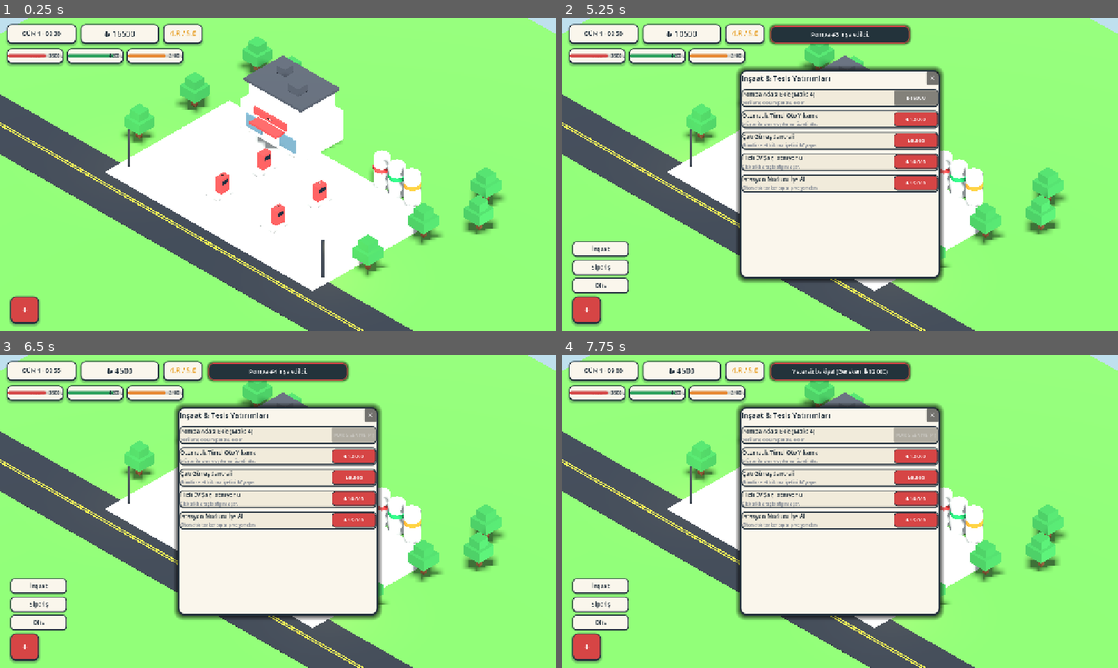
Above: before the commit, frames 1-4 (two rows, left to right).
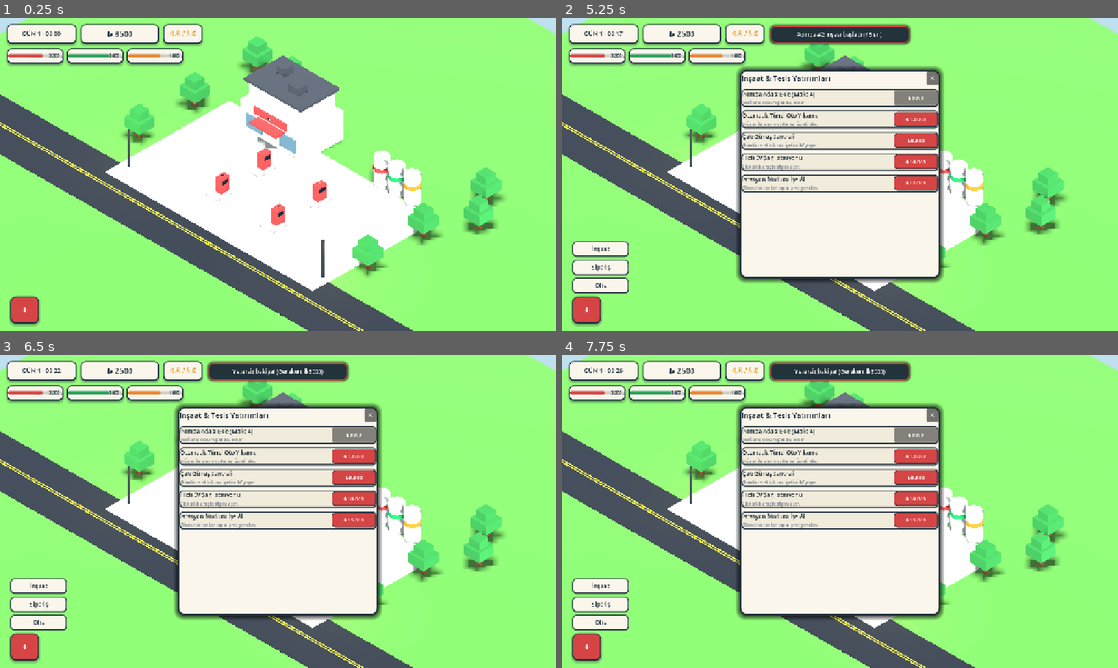
Above: after the commit, the same moments.

Repository: balax-studio/bakkal
Game: Godot game, scene res://scenes/Main.tscn
Same seed, same stepped clock (60 frames per second), same inputs: the game is played once before the commit and once after it.
Inputs (mouse positions are in pixels of both pictures, inside the frame that each line leads up to):
- Up to frame 1 (0.25 s): no input
- Up to frame 2 (5.25 s): click "+" at 0.5 s; click "İnşaat" at 1.25 s; click "Sipariş" at 2 s; click "Ofis" at 2.75 s; click "✕" at 3.5 s; click "İnşaat" at 4.25 s; click (917, 99) at 5 s, where only the run before the commit has a clickable "₺12000"
- Up to frame 3 (6.5 s): click (355, 436) at 5.75 s, where only the run before the commit has a clickable "₺18000"
- Up to frame 4 (7.75 s): click "₺12.000" at 6.5 s; click (917, 436) at 7.25 s, where only the run after the commit has a clickable "₺6000"

The runs differ from the first frame. In frame 1, 0.1% of the frame differs, in the area x 7-32%, y 4-13%; in frame 2, 0.3%; in frame 3, 0.6%; in frame 4, 0.6%, in the area x 7-68%, y 4-28%.

Commit message:
feat(rules & gameplay): enforce user-only playtesting rule, calibrate 7-min day, 1-pump initial start, 3D plot signs & construction timers

Diff:
--- a/godot_station/scripts/GameState.gd
+++ b/godot_station/scripts/GameState.gd
@@ -1,20 +1,23 @@
 extends Node
 
-## GameState: Core Tycoon Economy, Fuel Tanks, Upgrades, Staff and 24h Simulation
+## GameState: Core Tycoon Economy, Fuel Tanks, Upgrades, Staff and 7-Minute 24h Simulation
 ## Fully synchronized with Web 3D PixelOil Engine
 
-var money: float = 16500.0
+var money: float = 8500.0
 var reputation: float = 4.8
 var total_revenue: float = 0.0
 var total_customers_served: int = 0
 
 var day: int = 1
 var hour: int = 8
-var minute: int = 30
-var time_speed: float = 4.0 # In-game minutes per real second
-
-# Station Infrastructure Upgrades
-var pumps_count: int = 2 # 1 to 4
+var minute: float = 0.0
+var time_speed: float = 1.0
+
+# 7 real minutes (420 seconds) = 1 in-game day (1440 game minutes)
+const INGAME_MINUTES_PER_REAL_SECOND: float = 1440.0 / 420.0
+
+# Station Infrastructure Upgrades (Starts with ONLY 1 Pump)
+var pumps_count: int = 1 # 1 to 4
 var has_car_wash: bool = false
 var has_market: bool = false
 var has_solar_panels: bool = false
@@ -30,9 +33,9 @@
 var has_totem_addon: bool = false
 var has_garden_addon: bool = false
 
-# Staff Levels
-var staff_attendant: int = 1
-var staff_cashier: int = 1
+# Staff Levels (Starts with 0 - requires manual pumping initially!)
+var staff_attendant: int = 0
+var staff_cashier: int = 0
 var staff_manager: int = 0
 
 # Land Parcels & Base Size
@@ -40,6 +43,9 @@
 var parcel_a: bool = false
 var parcel_b: bool = false
 var parcel_c: bool = false
+
+# Asynchronous Construction & Training Timers
+var active_timers: Array = []
 
 # Financials & Ledger
 var fuel_revenue: float = 0.0
@@ -56,9 +62,9 @@
 
 # Fuel Storage Tanks (Current Liters / kWh)
 var tanks: Dictionary = {
-	"benzin": 3500.0,
-	"dizel": 4200.0,
-	"lpg": 2100.0,
+	"benzin": 3200.0,
+	"dizel": 3800.0,
+	"lpg": 1800.0,
 	"elektrik": 100.0
 }
 
@@ -86,7 +92,6 @@
 	"elektrik": 9.8
 }
 
-var _time_acc: float = 0.0
 var _manager_timer: float = 0.0
 
 func _ready() -> void:
@@ -94,49 +99,54 @@
 
 func _emit_initial_state() -> void:
 	EventBus.money_changed.emit(money, 0.0)
-	EventBus.time_updated.emit(hour, minute, day)
+	EventBus.time_updated.emit(hour, int(minute), day)
 	EventBus.reputation_changed.emit(reputation)
 	for f in tanks.keys():
 		EventBus.tank_updated.emit(f, tanks[f], capacities[f])
 
 func _process(delta: float) -> void:
-	_time_acc += delta * time_speed
-	if _time_acc >= 1.0:
-		var mins_to_add: int = int(_time_acc)
-		_time_acc -= mins_to_add
-		_advance_time(mins_to_add)
-
-	# Manager Automation
+	# Continuous 7-minute Day Simulation
+	var advance_mins: float = delta * INGAME_MINUTES_PER_REAL_SECOND * time_speed
+	minute += advance_mins
+	while minute >= 60.0:
+		minute -= 60.0
+		hour += 1
+
+		# Hourly Turbine Generation
+		if has_turbine:
+			add_money(180.0)
+
+		if hour >= 24:
+			hour = 0
+			day += 1
+			_daily_summary()
+
+	EventBus.time_updated.emit(hour, int(minute), day)
+
+	# Process Active Construction/Training Timers
+	_process_active_timers(delta)
+
+	# Manager Automation (Auto refuels idle cars & orders critical fuel)
 	if has_manager:
 		_manager_timer += delta
 		if _manager_timer >= 3.0:
 			_manager_timer = 0.0
 			_run_manager_cycle()
 
-func _advance_time(mins: int) -> void:
-	minute += mins
-	while minute >= 60:
-		minute -= 60
-		hour += 1
-
-		# Hourly Turbine Generation
-		if has_turbine:
-			add_money(180.0)
-
-		if hour >= 24:
-			hour = 0
-			day += 1
-			_daily_summary()
-
-	EventBus.time_updated.emit(hour, minute, day)
+func _process_active_timers(delta: float) -> void:
+	for i in range(active_timers.size() - 1, -1, -1):
+		var timer = active_timers[i]
+		timer.remaining -= delta * time_speed
+		if timer.remaining <= 0.0:
+			if timer.has("callback") and timer.callback.is_valid():
+				timer.callback.call()
+			active_timers.remove_at(i)
 
 func _daily_summary() -> void:
-	# Payout Tenders
 	if contract_bus: add_money(5500.0)
 	if contract_courier: add_money(3800.0)
 	if contract_taxi: add_money(2900.0)
 
-	# Loan interest
 	if bank_loan > 0:
 		var interest: float = bank_loan * 0.02
 		money = max(0.0, money - interest)
@@ -191,13 +201,12 @@
 	var price_per_unit: float = sell_prices.get(fuel_type, 40.0)
 	var earned: float = filled * price_per_unit
 
-	# Facility additions: Wash (+45), Market (+35 * cashier)
 	if has_car_wash:
 		earned += 45.0
 		facility_revenue += 45.0
 	if has_market:
-		earned += 35.0 * staff_cashier
-		facility_revenue += 35.0 * staff_cashier
+		earned += 35.0 * max(1, staff_cashier)
+		facility_revenue += 35.0 * max(1, staff_cashier)
 
 	tanks[fuel_type] = max(0.0, available - filled)
 	add_money(earned)
@@ -215,90 +224,153 @@
 		"earned": earned
 	}
 
-# Upgrades & Tabs
+# Upgrades with Timers
 func upgrade_pumps() -> bool:
 	if pumps_count >= 4:
 		return false
-	var cost: float = 6000.0
+	var cost: float = 6000.0 + (pumps_count - 1) * 2000.0
 	if spend_money(cost):
-		pumps_count += 1
-		EventBus.station_upgraded.emit("Pompa %d Kuruldu" % pumps_count)
-		EventBus.show_toast.emit(I18n.t("toast_pump_built", [pumps_count]), true)
-		return true
-	EventBus.show_toast.emit(I18n.t("toast_insufficient_funds", ["6.000"]), false)
-	return false
+		EventBus.show_toast.emit(I18n.t("toast_construction_started", ["Pompa #%d" % (pumps_count + 1), 45]), true)
+		active_timers.append({
+			"id": "pump_%d" % (pumps_count + 1),
+			"total": 45.0,
+			"remaining": 45.0,
+			"callback": Callable(self, "_on_pump_built")
+		})
+		return true
+	EventBus.show_toast.emit(I18n.t("toast_insufficient_funds", [int(cost)]), false)
+	return false
+
+func _on_pump_built() -> void:
+	pumps_count += 1
+	EventBus.station_upgraded.emit("Pompa %d Kuruldu" % pumps_count)
+	EventBus.show_toast.emit(I18n.t("toast_pump_built", [pumps_count]), true)
 
 func build_car_wash() -> bool:
 	if has_car_wash:
 		return false
 	if spend_money(12000.0):
-		has_car_wash = true
-		EventBus.station_upgraded.emit("Oto Yıkama")
-		EventBus.show_toast.emit(I18n.t("toast_wash_active"), true)
+		EventBus.show_toast.emit(I18n.t("toast_construction_started", [I18n.t("upgrade_wash_title"), 90]), true)
+		active_timers.append({
+			"id": "wash",
+			"total": 90.0,
+			"remaining": 90.0,
+			"callback": Callable(self, "_on_wash_built")
+		})
 		return true
 	EventBus.show_toast.emit(I18n.t("toast_insufficient_funds", ["12.000"]), false)
 	return false
+
+func _on_wash_built() -> void:
+	has_car_wash = true
+	EventBus.station_upgraded.emit("Oto Yıkama")
+	EventBus.show_toast.emit(I18n.t("toast_wash_active"), true)
 
 func build_market() -> bool:
 	if has_market:
 		return false
 	if spend_money(14000.0):
-		has_market = true
-		EventBus.station_upgraded.emit("Mini Market")
-		EventBus.show_toast.emit(I18n.t("toast_market_active"), true)
+		EventBus.show_toast.emit(I18n.t("toast_construction_started", [I18n.t("upgrade_market_title"), 90]), true)
+		active_timers.append({
+			"id": "market",
+			"total": 90.0,
+			"remaining": 90.0,
+			"callback": Callable(self, "_on_market_built")
+		})
 		return true
 	EventBus.show_toast.emit(I18n.t("toast_insufficient_funds", ["14.000"]), false)
 	return false
+
+func _on_market_built() -> void:
+	has_market = true
+	EventBus.station_upgraded.emit("Mini Market")
+	EventBus.show_toast.emit(I18n.t("toast_market_active"), true)
 
 func build_solar_panels() -> bool:
 	if has_solar_panels:
 		return false
 	if spend_money(8500.0):
-		has_solar_panels = true
-		buy_costs["elektrik"] = 0.0
-		EventBus.station_upgraded.emit("Güneş Santrali")
-		EventBus.show_toast.emit(I18n.t("toast_solar_built"), true)
+		EventBus.show_toast.emit(I18n.t("toast_construction_started", [I18n.t("upgrade_solar_title"), 60]), true)
+		active_timers.append({
+			"id": "solar",
+			"total": 60.0,
+			"remaining": 60.0,
+			"callback": Callable(self, "_on_solar_built")
+		})
 		return true
 	EventBus.show_toast.emit(I18n.t("toast_insufficient_funds", ["8.500"]), false)
 	return false
+
+func _on_solar_built() -> void:
+	has_solar_panels = true
+	buy_costs["elektrik"] = 0.0
+	EventBus.station_upgraded.emit("Güneş Santrali")
+	EventBus.show_toast.emit(I18n.t("toast_solar_built"), true)
 
 func build_turbine() -> bool:
 	if has_turbine:
 		return false
 	if spend_money(11000.0):
-		has_turbine = true
-		EventBus.station_upgraded.emit("Rüzgar Türbini")
-		EventBus.show_toast.emit(I18n.t("toast_turbine_built"), true)
+		EventBus.show_toast.emit(I18n.t("toast_construction_started", ["Rüzgar Türbini", 60]), true)
+		active_timers.append({
+			"id": "turbine",
+			"total": 60.0,
+			"remaining": 60.0,
+			"callback": Callable(self, "_on_turbine_built")
+		})
 		return true
 	EventBus.show_toast.emit(I18n.t("toast_insufficient_funds", ["11.000"]), false)
 	return false
+
+func _on_turbine_built() -> void:
+	has_turbine = true
+	EventBus.station_upgraded.emit("Rüzgar Türbini")
+	EventBus.show_toast.emit(I18n.t("toast_turbine_built"), true)
 
 func build_ev_charger() -> bool:
 	if has_ev_charger:
 		return false
 	if spend_money(18000.0):
-		has_ev_charger = true
-		EventBus.station_upgraded.emit("EV Şarj İstasyonu")
-		EventBus.show_toast.emit(I18n.t("toast_ev_built"), true)
+		EventBus.show_toast.emit(I18n.t("toast_construction_started", ["EV Ultra Şarj", 60]), true)
+		active_timers.append({
+			"id": "ev",
+			"total": 60.0,
+			"remaining": 60.0,
+			"callback": Callable(self, "_on_ev_built")
+		})
 		return true
 	EventBus.show_toast.emit(I18n.t("toast_insufficient_funds", ["18.000"]), false)
 	return false
+
+func _on_ev_built() -> void:
+	has_ev_charger = true
+	EventBus.station_upgraded.emit("EV Şarj İstasyonu")
+	EventBus.show_toast.emit(I18n.t("toast_ev_built"), true)
 
 func train_staff(staff_type: String, cost: float) -> bool:
 	if spend_money(cost):
-		if staff_type == "attendant":
-			staff_attendant += 1
-			EventBus.show_toast.emit(I18n.t("toast_staff_trained", [I18n.t("staff_attendant"), staff_attendant]), true)
-		elif staff_type == "cashier":
-			staff_cashier += 1
-			EventBus.show_toast.emit(I18n.t("toast_staff_trained", [I18n.t("staff_cashier"), staff_cashier]), true)
-		elif staff_type == "manager":
-			staff_manager += 1
-			has_manager = true
-			EventBus.show_toast.emit(I18n.t("toast_mgr_hired"), true)
+		EventBus.show_toast.emit(I18n.t("toast_training_started", [I18n.t("staff_" + staff_type), 30]), true)
+		active_timers.append({
+			"id": "staff_" + staff_type,
+			"total": 30.0,
+			"remaining": 30.0,
+			"callback": Callable(self, "_on_staff_trained").bind(staff_type)
+		})
 		return true
 	EventBus.show_toast.emit(I18n.t("toast_insufficient_funds", [int(cost)]), false)
 	return false
+
+func _on_staff_trained(staff_type: String) -> void:
+	if staff_type == "attendant":
+		staff_attendant += 1
+		EventBus.show_toast.emit(I18n.t("toast_training_finished", [I18n.t("staff_attendant"), staff_attendant]), true)
+	elif staff_type == "cashier":
+		staff_cashier += 1
+		EventBus.show_toast.emit(I18n.t("toast_training_finished", [I18n.t("staff_cashier"), staff_cashier]), true)
+	elif staff_type == "manager":
+		staff_manager += 1
+		has_manager = true
+		EventBus.show_toast.emit(I18n.t("toast_training_finished", [I18n.t("staff_manager"), staff_manager]), true)
 
 func buy_land(parcel: String, cost: float) -> bool:
 	if spend_money(cost):
--- a/godot_station/scripts/I18n.gd
+++ b/godot_station/scripts/I18n.gd
@@ -97,8 +97,9 @@
 		"toast_loan_taken": "₺25.000 banka kredisi hesaba geçti.",
 		"toast_tender_signed": "%s ihalesi imzalandı. Günlük ödeme bağlandı.",
 		"toast_theme_applied": "%s teması başarıyla uygulandı.",
-		"toast_tanker_arrived": "%sL %s tankeri ikmal yaptı.",
-		"toast_tank_overflow": "Depo kapasitesi aşılıyor! (Boş yer: %s L)",
+		"toast_construction_started": "%s inşası başladı (%s sn).",
+		"toast_training_started": "%s eğitimi başladı (%s sn).",
+		"toast_training_finished": "%s eğitimi tamamlandı (Seviye %s).",
 		"toast_tariff_updated": "%s tarifesi güncellendi: ₺%s",
 		"toast_new_day": "GÜN %s BAŞLADI"
 	},
@@ -190,9 +191,9 @@
 		"toast_land_expanded": "Parcel %s purchased. Station island expanded!",
 		"toast_loan_taken": "₺25,000 bank loan credited to balance.",
 		"toast_tender_signed": "%s tender signed. Daily recurring payout active.",
-		"toast_theme_applied": "%s theme applied successfully.",
-		"toast_tanker_arrived": "%sL %s tanker delivery completed.",
-		"toast_tank_overflow": "Tank capacity exceeded! (Available: %s L)",
+		"toast_construction_started": "%s construction started (%ss).",
+		"toast_training_started": "%s training started (%ss).",
+		"toast_training_finished": "%s training finished (Level %s).",
 		"toast_tariff_updated": "%s tariff updated: ₺%s",
 		"toast_new_day": "DAY %s HAS BEGUN"
 	}
Not shown, changed: .agents/rules/project_standards.md
Not shown, changed: AGENTS.md
Not shown, changed: web_3d_station/game.js
Not shown, changed: web_3d_station/index.html
